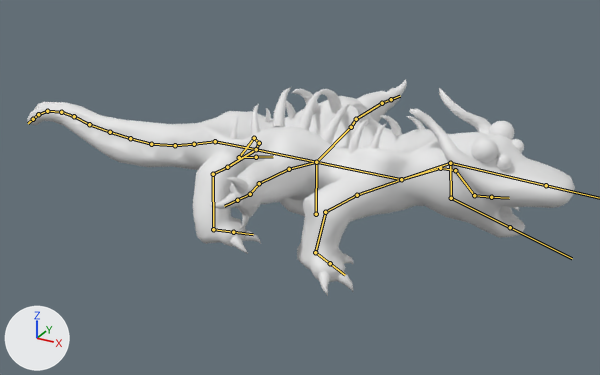
One commit to the FBX model UnrealProject/Source/Monsters/SK_LizardMonster_Walk.fbx: the scene before it, then after it.
Both versions are drawn from a 50 mm lens placed at (4.32, -8.28, 4.45), pointed at (-0.24, 0.03, 0.3). Lighting does not change. The marker at lower left points along +X, +Y and +Z. Both versions are drawn at frame 93 of the action 'LizardArmature|LizardArmatureAction.001'; the numbers are the values there. The bones that bend it are drawn over the model as lines.

Objects in the first picture: 'OBJ_Lizard'.
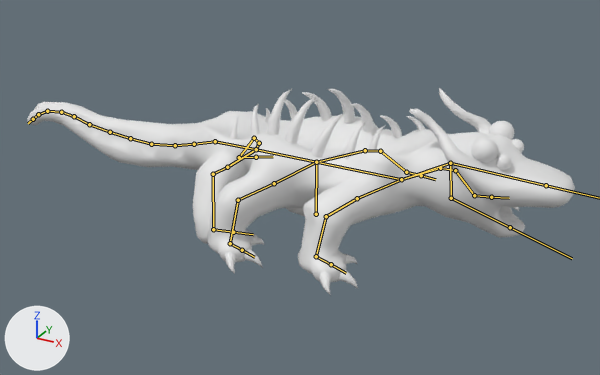
Edits to the bpy script that builds the scene:
```text
Change bone_arm_middle_joint_l:
    where bone_arm_middle_joint_l = bpy.data.objects['LizardArmature'].pose.bones['Arm_Middle_Joint_L']  # child of 'RootBone'
    bone_arm_middle_joint_l.rotation_quaternion: (0.991, 0.13, 0.012, 0.0) -> (0.989, -0.041, -0.044, -0.135)  # degrees (15, 1, 0) -> degrees (-4, -6, -15)
Change bone_arm_middle_1_l:
    where bone_arm_middle_1_l = bpy.data.objects['LizardArmature'].pose.bones['Arm_Middle_1_L']  # child of 'Arm_Middle_Joint_L'
    bone_arm_middle_1_l.rotation_quaternion: (1.0, 0.0, 0.0, 0.0) -> (0.996, 0.02, -0.055, -0.066)  # degrees (0, 0, 0) -> degrees (3, -6, -8)
Change bone_arm_middle_2_l:
    where bone_arm_middle_2_l = bpy.data.objects['LizardArmature'].pose.bones['Arm_Middle_2_L']  # child of 'Arm_Middle_1_L'
    bone_arm_middle_2_l.rotation_quaternion: (0.843, 0.052, 0.186, -0.502) -> (0.993, 0.037, -0.036, -0.102)  # degrees (-6, 21, -63) -> degrees (5, -4, -12)
Change bone_arm_middle_foor_l:
    where bone_arm_middle_foor_l = bpy.data.objects['LizardArmature'].pose.bones['Arm_Middle_Foor_L']  # child of 'Arm_Middle_2_L'
    bone_arm_middle_foor_l.rotation_quaternion: (0.7, -0.601, 0.346, -0.171) -> (0.99, -0.138, -0.011, 0.038)  # degrees (-88, 16, -43) -> degrees (-16, -1, 5)
Change bone_arm_front_joint_r:
    where bone_arm_front_joint_r = bpy.data.objects['LizardArmature'].pose.bones['Arm_Front_Joint_R']  # child of 'Spine_1'
    bone_arm_front_joint_r.rotation_quaternion: (0.992, 0.028, -0.048, -0.116) -> (0.992, 0.003, -0.047, -0.113)  # degrees (4, -5, -14) -> degrees (1, -5, -13)
Change bone_arm_front_foot_r:
    where bone_arm_front_foot_r = bpy.data.objects['LizardArmature'].pose.bones['Arm_Front_Foot_R']  # child of 'Arm_Front_2_R'
    bone_arm_front_foot_r.rotation_quaternion: (1.0, 0.011, 0.002, 0.01) -> (0.993, 0.11, 0.036, 0.009)  # degrees (1, 0, 1) -> degrees (13, 4, 1)
Change bone_arm_middle_joint_r:
    where bone_arm_middle_joint_r = bpy.data.objects['LizardArmature'].pose.bones['Arm_Middle_Joint_R']  # child of 'RootBone'
    bone_arm_middle_joint_r.rotation_quaternion: (0.991, 0.13, -0.012, 0.0) -> (0.993, -0.001, -0.042, -0.111)  # degrees (15, -1, 0) -> degrees (0, -5, -13)
Change bone_arm_middle_1_r:
    where bone_arm_middle_1_r = bpy.data.objects['LizardArmature'].pose.bones['Arm_Middle_1_R']  # child of 'Arm_Middle_Joint_R'
    bone_arm_middle_1_r.rotation_quaternion: (1.0, 0.0, 0.0, 0.0) -> (0.998, -0.032, -0.029, -0.042)  # degrees (0, 0, 0) -> degrees (-3, -4, -5)
Change bone_arm_middle_2_r:
    where bone_arm_middle_2_r = bpy.data.objects['LizardArmature'].pose.bones['Arm_Middle_2_R']  # child of 'Arm_Middle_1_R'
    bone_arm_middle_2_r.rotation_quaternion: (0.859, 0.104, -0.177, -0.47) -> (1.0, -0.03, -0.005, 0.006)  # degrees (21, -12, -60) -> degrees (-3, -1, 1)
Change bone_arm_middle_foor_r:
    where bone_arm_middle_foor_r = bpy.data.objects['LizardArmature'].pose.bones['Arm_Middle_Foor_R']  # child of 'Arm_Middle_2_R'
    bone_arm_middle_foor_r.rotation_quaternion: (0.642, -0.738, -0.208, 0.016) -> (0.995, 0.099, 0.029, 0.013)  # degrees (-100, -14, 20) -> degrees (11, 3, 2)
```

Where the change shows, as pixel boxes (x1, y1, x2, y2) in the pictures (600 x 375 px):
'OBJ_Lizard', posed
    before: (27, 79, 575, 296)
    after: (27, 88, 575, 295)
bone 'Arm_Middle_Joint_L', root to tip
    before: (316, 162) to (351, 127)
    after: (316, 162) to (365, 150)
bone 'Arm_Middle_1_L', root to tip
    before: (351, 127) to (356, 119)
    after: (365, 150) to (380, 151)
bone 'Arm_Middle_2_L', root to tip
    before: (356, 119) to (382, 103)
    after: (380, 151) to (406, 172)
bone 'Arm_Middle_Foor_L', root to tip
    before: (382, 103) to (391, 99)
    after: (406, 172) to (421, 175)
bone 'Arm_Front_Joint_R', root to tip
    before: (401, 179) to (357, 195)
    after: (401, 179) to (357, 198)
bone 'Arm_Front_Foot_R', root to tip
    before: (315, 252) to (330, 263)
    after: (316, 256) to (331, 264)
bone 'Arm_Middle_Joint_R', root to tip
    before: (316, 162) to (289, 169)
    after: (316, 162) to (274, 183)
bone 'Arm_Middle_1_R', root to tip
    before: (289, 169) to (259, 183)
    after: (274, 183) to (238, 200)
bone 'Arm_Middle_2_R', root to tip
    before: (259, 183) to (250, 194)
    after: (238, 200) to (230, 243)
bone 'Arm_Middle_Foor_R', root to tip
    before: (250, 194) to (237, 200)
    after: (230, 243) to (242, 250)
